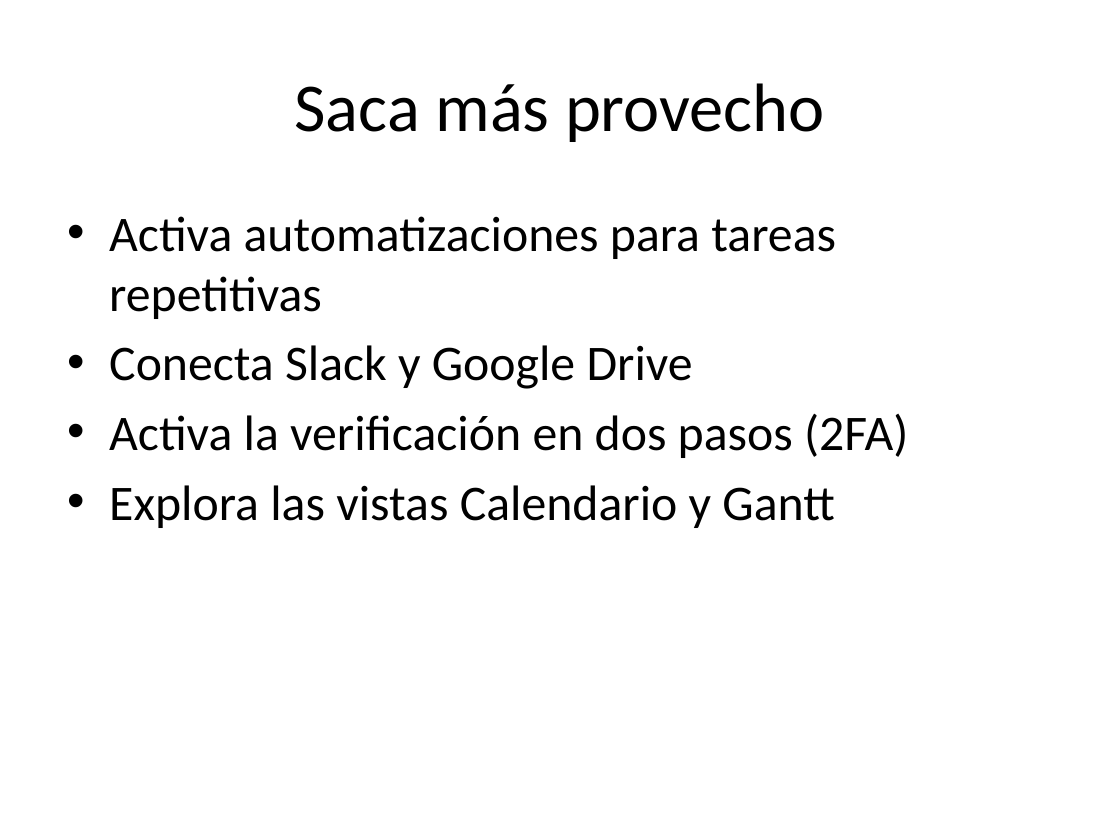
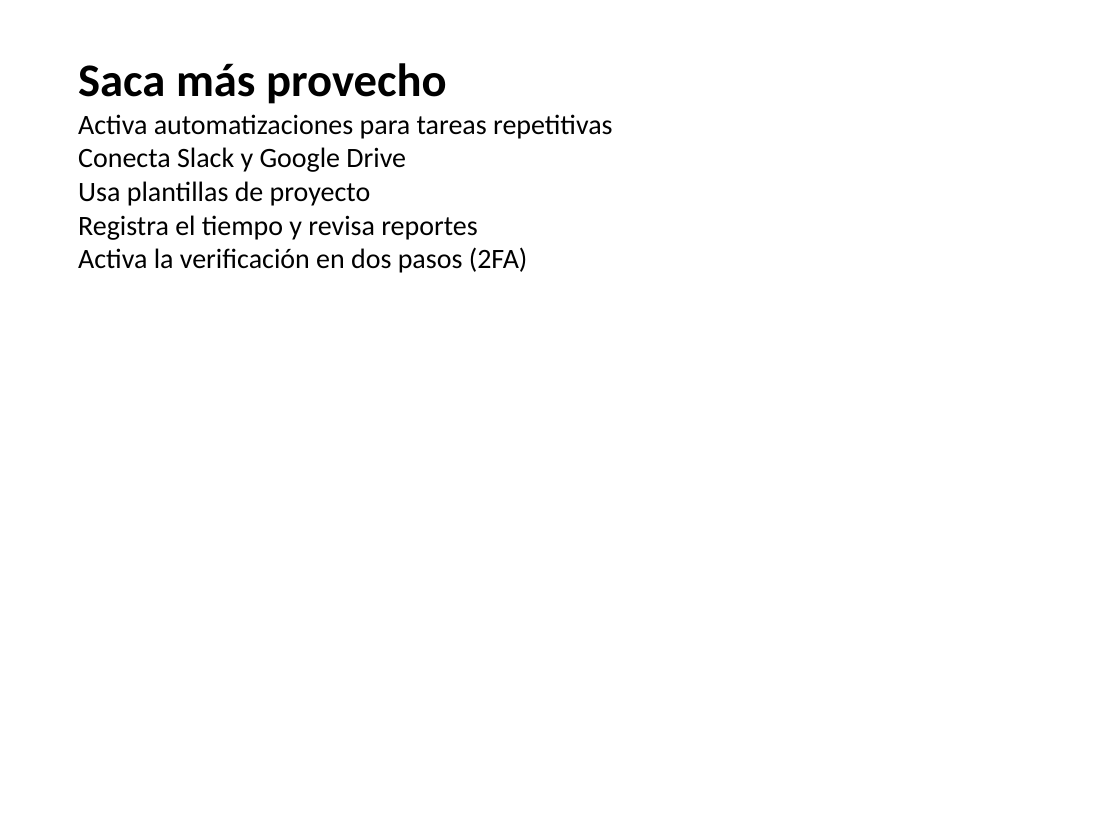
Before and after one commit to gregory-mc/Agente-RAG-AluraChallenge, a slide deck: slide 4 of data/documents/producto/onboarding_producto.pptx (slide 3 before the commit). Drawn at 1120x840 pixels with LibreOffice and Linux fonts; fonts in the diff are those of the drawing. Boxes give left, top, right and bottom in pixels: in the first picture for what was removed or moved away, otherwise in the second. Text is boxed around its words. In the diff, an @@ line names an element or a change of style, - is before the commit and + after.

```diff
--- a/data/documents/producto/onboarding_producto.pptx
+++ b/data/documents/producto/onboarding_producto.pptx
@@ text "Saca más provecho": place and size @@
-text "Saca más provecho" at [109, 216, 908, 528]
+text "Saca más provecho" at [78, 63, 613, 273]
@@ text at [78, 63, 447, 104]: paragraph added @@
+Saca más provecho
@@ title removed at [295, 83, 825, 142] @@
-Saca más provecho
@@ text at [78, 114, 613, 273]: size 32 to 18 pt in "Activa automatizaciones para tareas repetitivas", "Conecta Slack y Google Drive", "Activa la verificación en dos pasos (2FA)"; bullet • to none; less space between paragraphs @@
@@ text at [78, 181, 477, 240]: paragraphs added @@
+Usa plantillas de proyecto
+Registra el tiempo y revisa reportes
@@ text at [109, 485, 835, 528]: paragraph removed @@
-• Explora las vistas Calendario y Gantt
```
Also in this commit, not shown: 2 other slides changed, 3 slides added, 8 other files.
